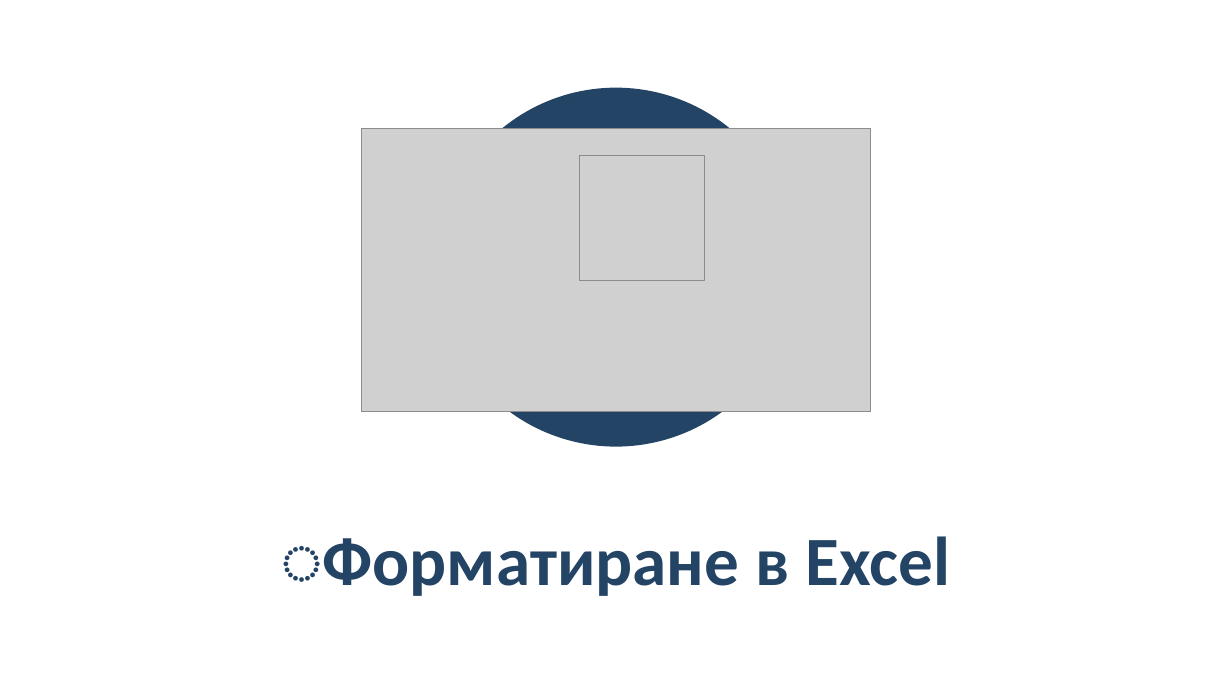
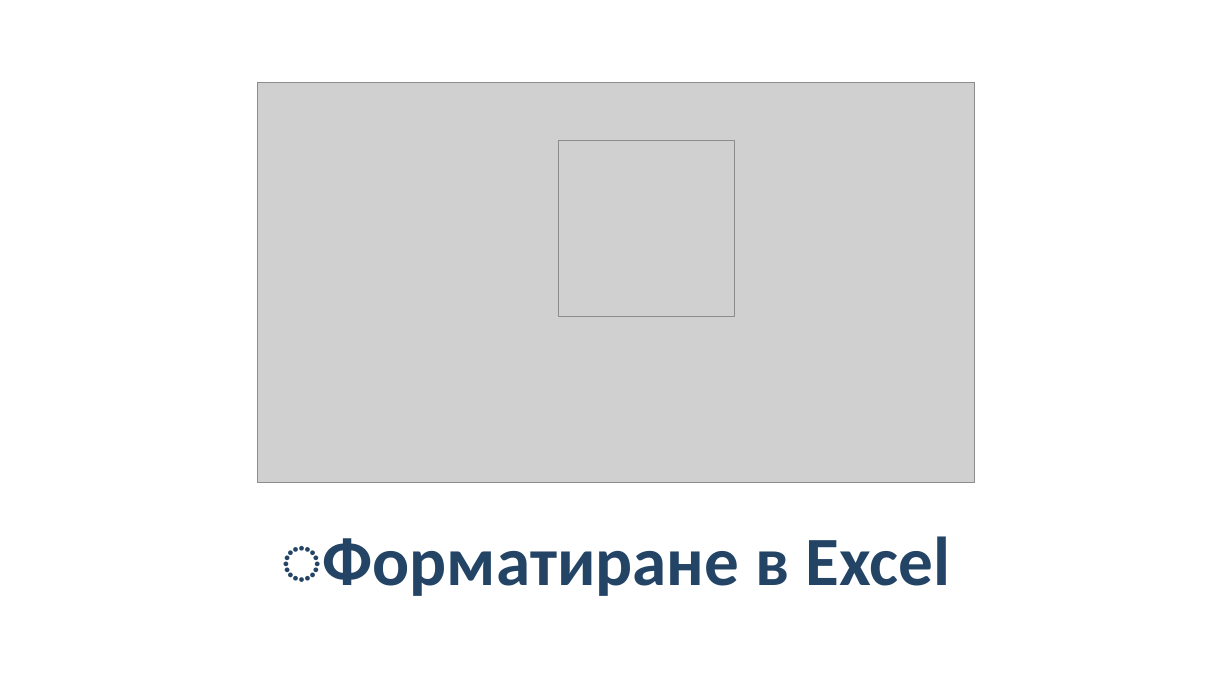
Before and after one commit to BG-IT-Edu/School-Programming, a slide deck: slide 3 of Courses/Computer-Modeling-and-IT/Computer-Modeling-and-IT-5-Class/27-Charts-and-Layout-of-Cells-and-Data/27-Charts-and-Layout-of-Cells-and-Data.pptx. Drawn at 1232x693 pixels with LibreOffice and Linux fonts; fonts in the diff are those of the drawing; grey boxes stand for pictures. Boxes give left, top, right and bottom in pixels: in the first picture for what was removed or moved away, otherwise in the second. Text is boxed around its words. In the diff, an @@ line names an element or a change of style, - is before the commit and + after.

```diff
--- a/Courses/Computer-Modeling-and-IT/Computer-Modeling-and-IT-5-Class/27-Charts-and-Layout-of-Cells-and-Data/27-Charts-and-Layout-of-Cells-and-Data.pptx
+++ b/Courses/Computer-Modeling-and-IT/Computer-Modeling-and-IT-5-Class/27-Charts-and-Layout-of-Cells-and-Data/27-Charts-and-Layout-of-Cells-and-Data.pptx
@@ picture: place and size @@
-picture at (361,128,871,412)
+picture at (257,83,975,483)
@@ ellipse removed at (436,88,796,447) @@
@@ picture: place and size @@
-picture at (579,155,704,280)
+picture at (558,140,734,316)
```
Also in this commit, not shown: 1 other file.
